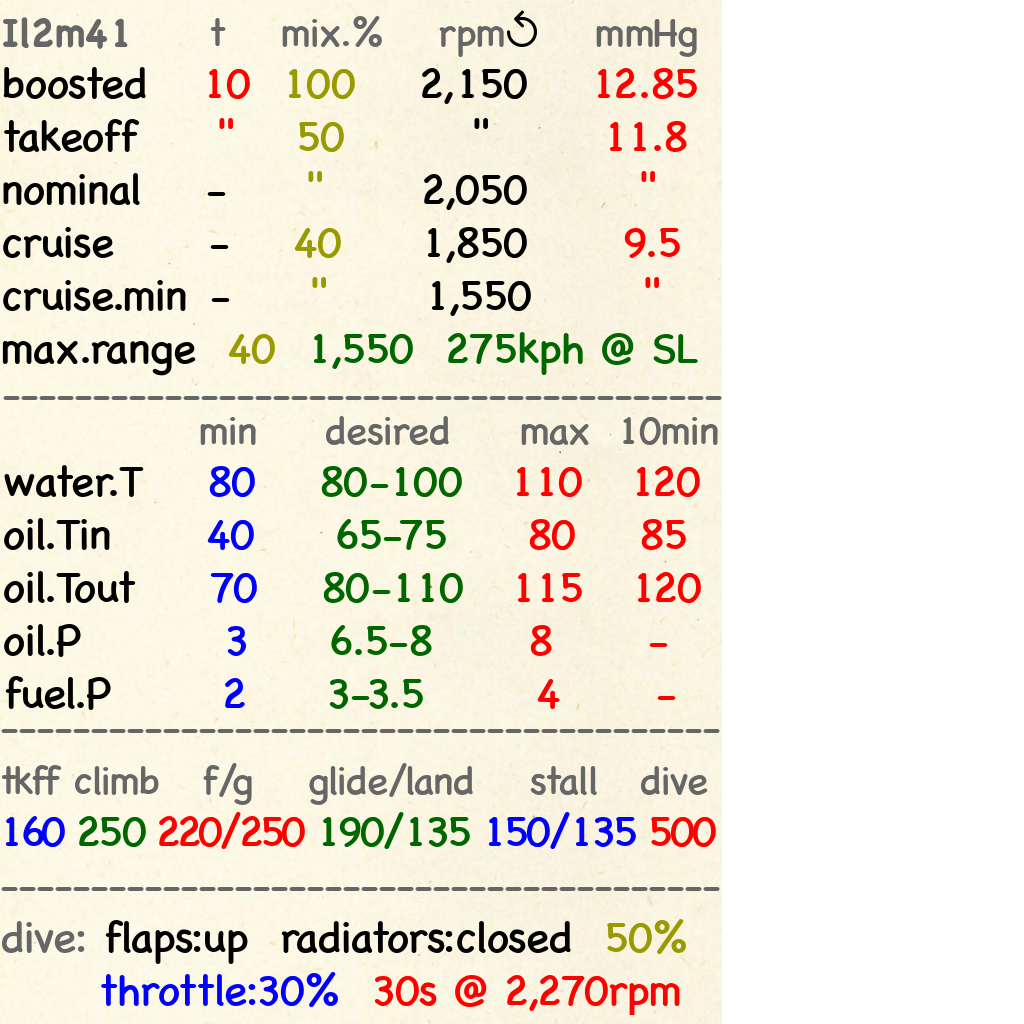
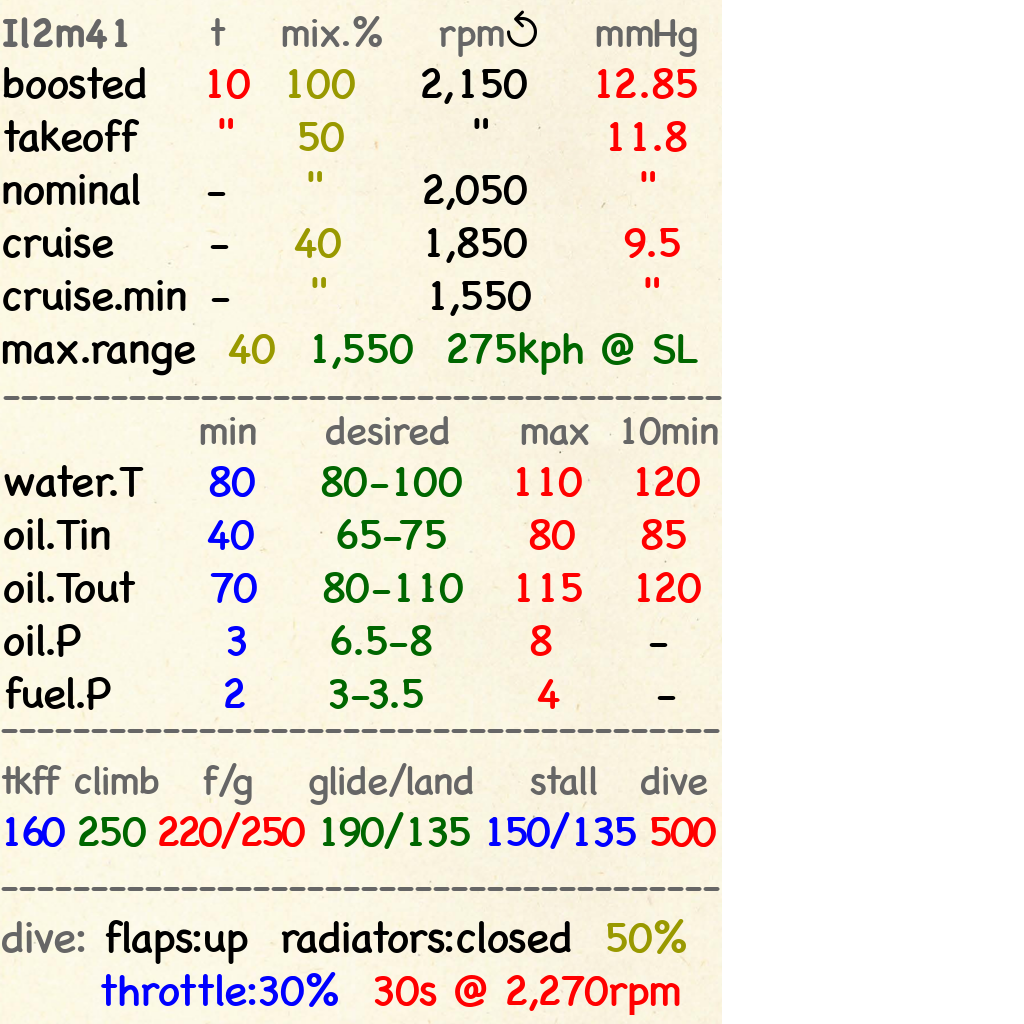
Layered file, before and after one edit (w=1024, h=1024). Changes by layer:
painted on "min desired ..." over [649, 643, 676, 700]
